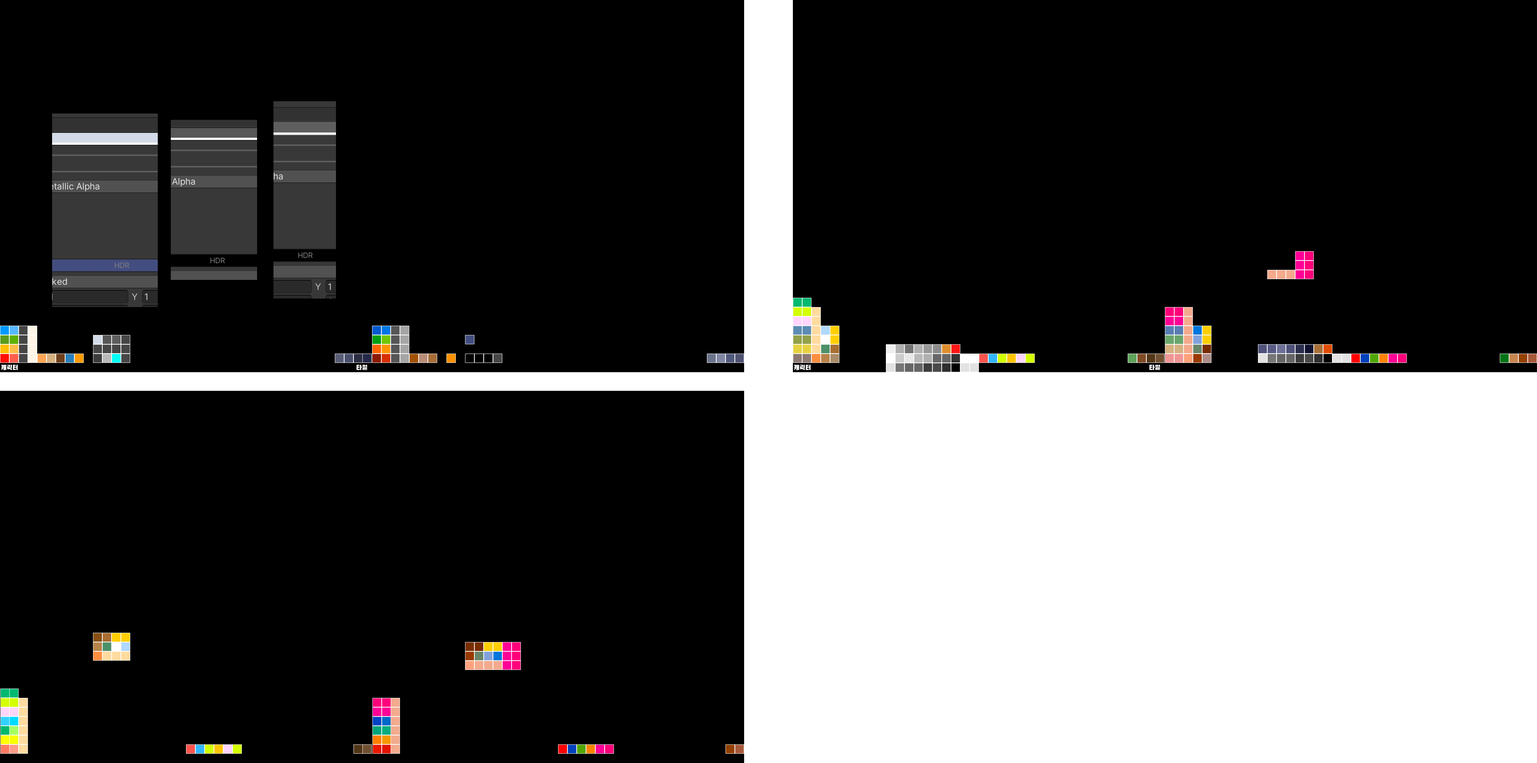
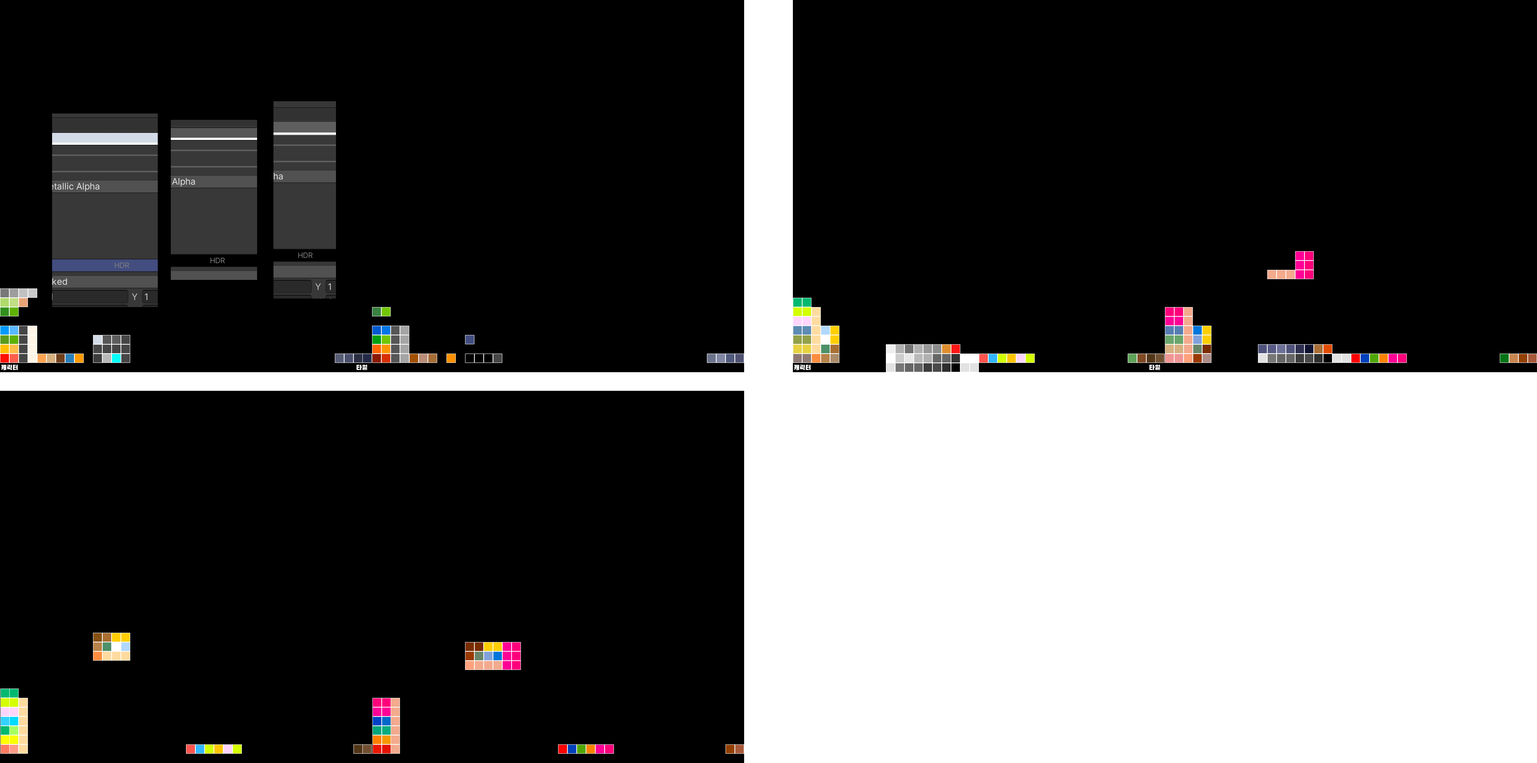
Layered file, before and after one edit (w=1537, h=763). Changes by layer:
"Block-EM" (2nd of 3): blend vivid light → normal over [372, 306, 391, 317]
added layer "사각형 1 복사 2 copy 2 복사 2" in group "Block-EM" over [381, 306, 391, 317]
added layer "사각형 1 복사 58" in group "Block-EM" over [372, 306, 382, 317]
added layer "사각형 1 복사 2 copy 복사 3" in group "Block-BM" over [9, 297, 19, 307]
added layer "사각형 1 복사 59" in group "Block-BM" over [0, 297, 10, 307]
added layer "사각형 1 복사 2 copy 복사 2" in group "Block-BM" over [9, 306, 19, 317]
added layer "사각형 1 복사 57" in group "Block-BM" over [0, 306, 10, 317]
added layer "사각형 1 copy 22 복사 2" in group "Block-BM" over [18, 297, 28, 307]
added layer "사각형 1 copy 22 복사 5" in group "Block-BM" over [27, 288, 38, 298]
added layer "사각형 1 copy 22 복사 4" in group "Block-BM" over [18, 288, 28, 298]
added layer "사각형 1 copy 22 복사 3" in group "Block-BM" over [9, 288, 19, 298]
added layer "사각형 1 copy 22 복사" in group "Block-BM" over [0, 288, 10, 298]
